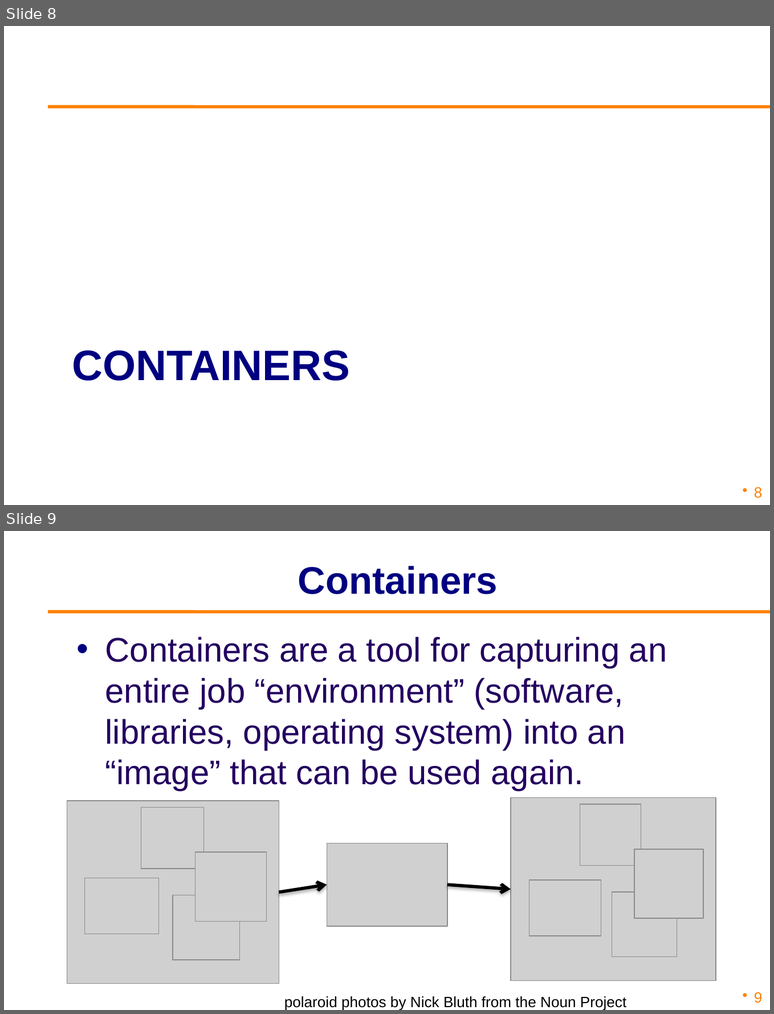
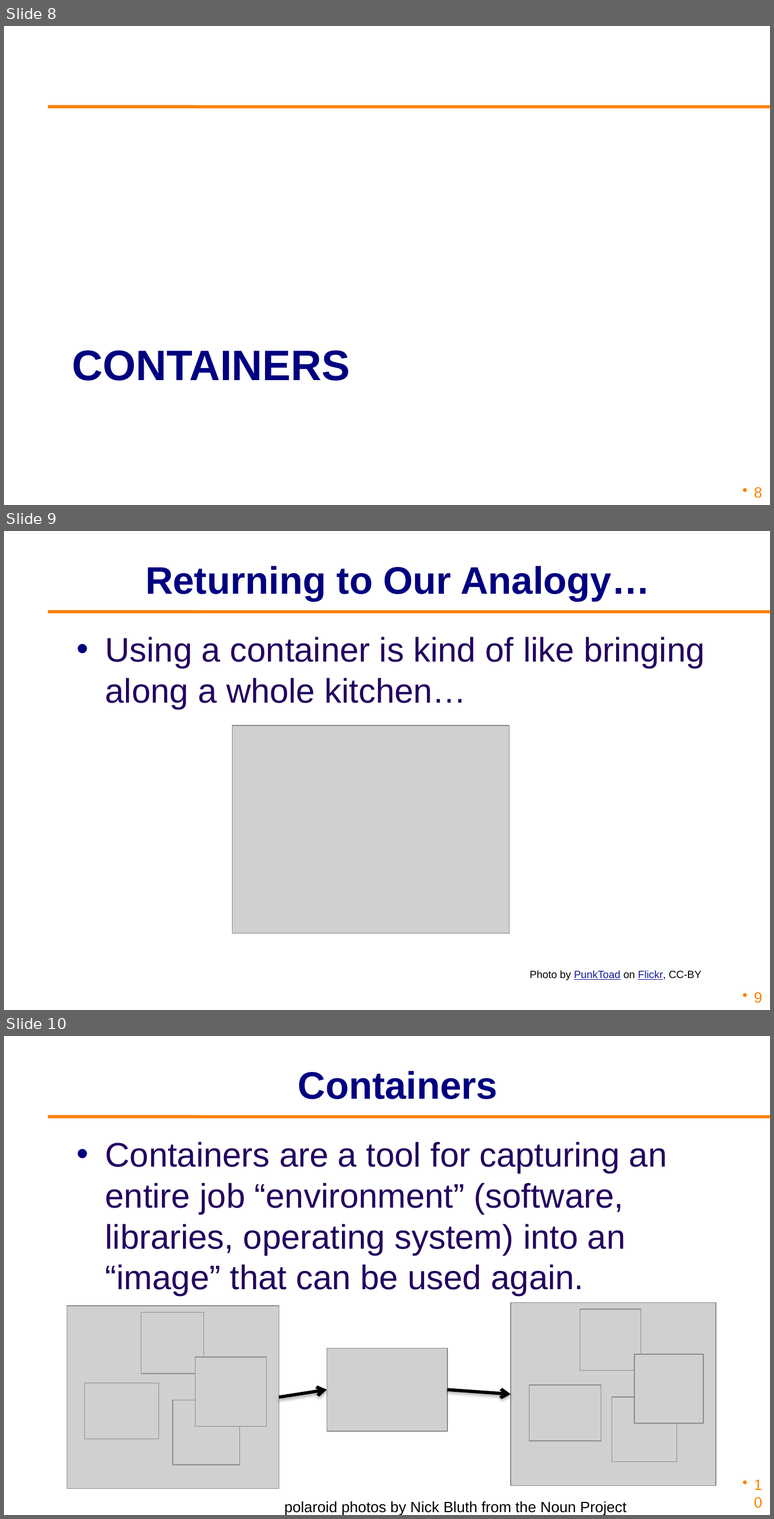
Before and after one commit to osg-htc/virtual-school-2021, a slide deck: docs/materials/gpus/files/osgvsp21-gpus-containers.pptx. Shown one above the other, each under a label of ours: slides 8 and 9 before the commit, slides 8, 9 and 10 after it. The pictures are 774x1014 and 774x1519 pixels, drawn with LibreOffice and Linux fonts; fonts in the diff are those of the drawing; grey boxes stand for pictures; background and template pictures are left out. Boxes give left, top, right and bottom in pixels: in the first picture for what was removed or moved away, otherwise in the second. Text is boxed around its words. In the diff, an @@ line names an element or a change of style, - is before the commit and + after.

```diff
--- a/docs/materials/gpus/files/osgvsp21-gpus-containers.pptx
+++ b/docs/materials/gpus/files/osgvsp21-gpus-containers.pptx
@@ slide 9 added at bbox=[4, 531, 770, 1010], background #FFFFFF; not listed: 1 template element that a slide beside it also shows @@
@@ title added at bbox=[145, 566, 650, 601], 36 pt, text #000080, bold @@
+Returning to Our Analogy…
@@ text added at bbox=[105, 636, 705, 709], 32 pt, text #23005F @@
+• Using a container is kind of like bringing along a whole kitchen…
@@ picture added at bbox=[233, 725, 510, 933] @@
@@ text added at bbox=[530, 970, 701, 980], 9.9 pt, text #000000 @@
+Photo by PunkToad on Flickr, CC-BY
@@ page number added at bbox=[754, 992, 763, 1003], 14 pt, text #FF8000 @@
+9
@@ what was slide 9 is now slide 10 @@
@@ page number at bbox=[754, 1497, 763, 1508]: text changed @@
-9
+10
```
Also in this commit, not shown: 1 slide changed, 5 other slides added, 1 other file.
